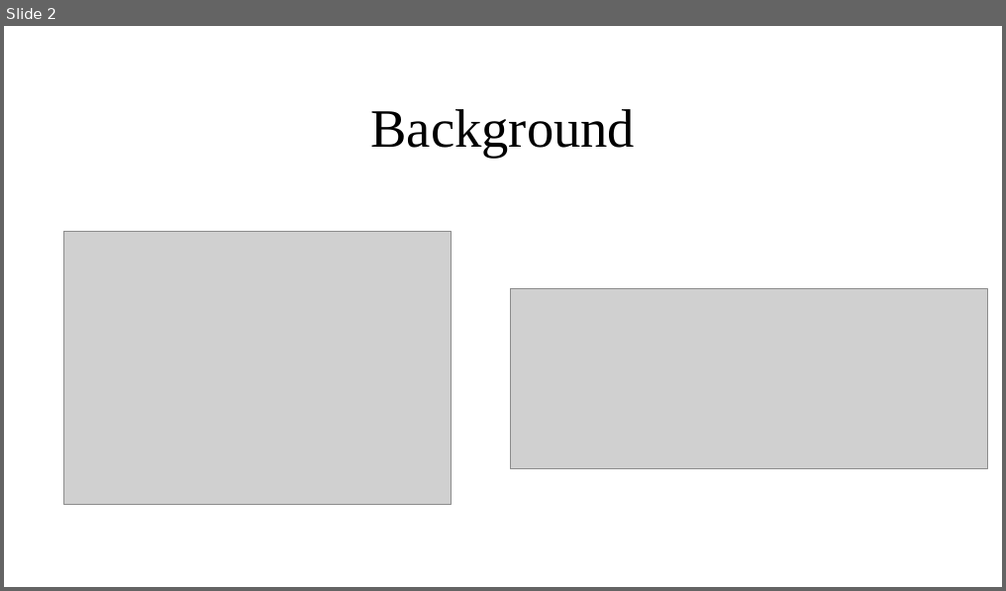
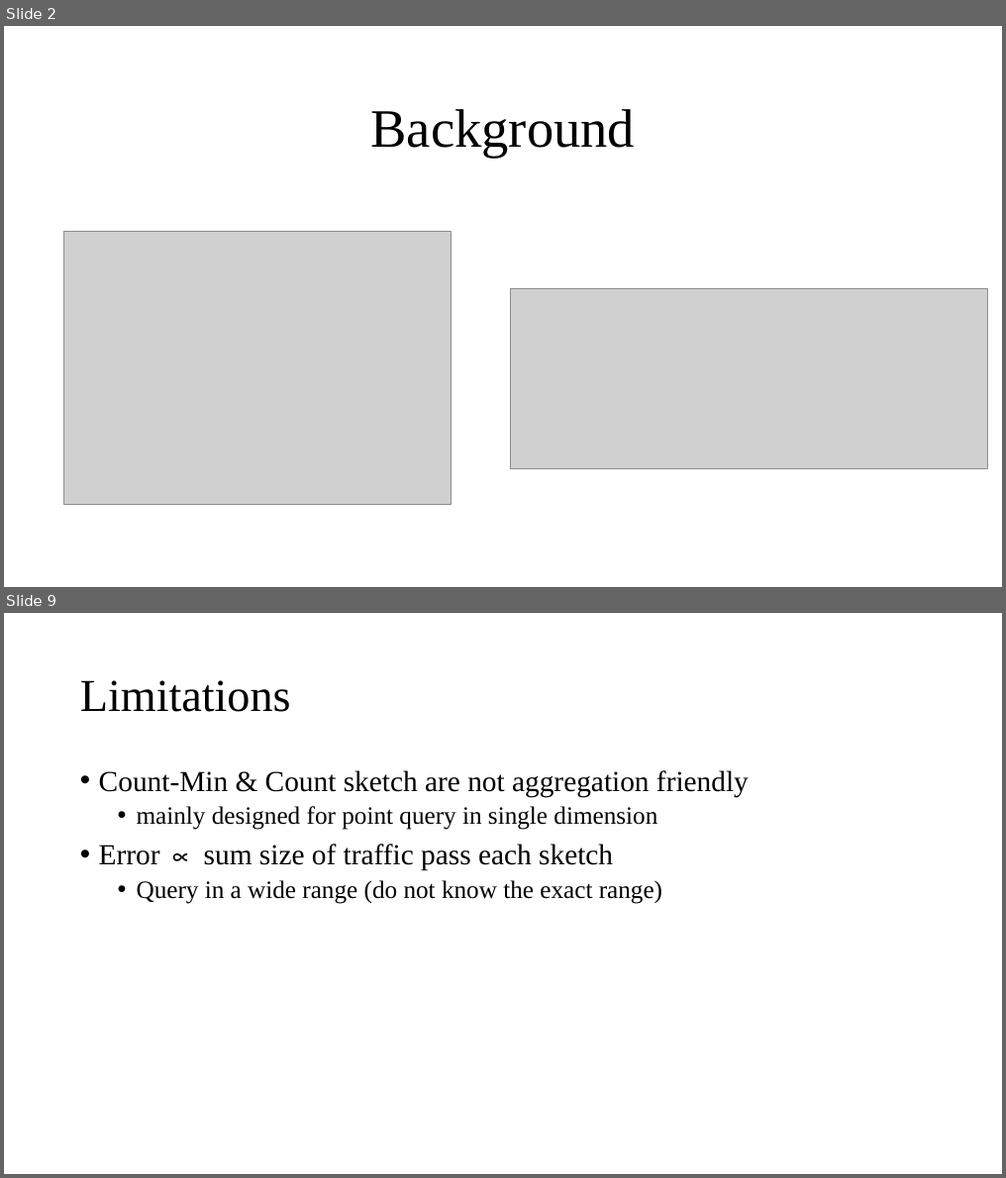
Before and after one commit to Lipox/Dimension, a slide deck: dimensions.pptx. Shown one above the other, each under a label of ours: slide 2 before the commit, slides 2 and 9 after it; the slides between them are not shown. The pictures are 1006x591 and 1006x1178 pixels, drawn with LibreOffice and Linux fonts; fonts in the diff are those of the drawing; grey boxes stand for pictures. Boxes give left, top, right and bottom in pixels: in the first picture for what was removed or moved away, otherwise in the second. Text is boxed around its words. In the diff, an @@ line names an element or a change of style, - is before the commit and + after.

```diff
--- a/dimensions.pptx
+++ b/dimensions.pptx
@@ slide 9 added at [4, 613, 1002, 1174], background #FFFFFF @@
@@ title added at [80, 680, 291, 712], 44 pt, text #000000 @@
+Limitations
@@ text added at [99, 770, 748, 904], 24 pt, text #000000 @@
+• Count-Min & Count sketch are not aggregation friendly
+  • mainly designed for point query in single dimension
+• Error ∝ sum size of traffic pass each sketch
+  • Query in a wide range (do not know the exact range)
```
Also in this commit, not shown: 5 slides changed, 14 other slides added, 11 slides removed.
